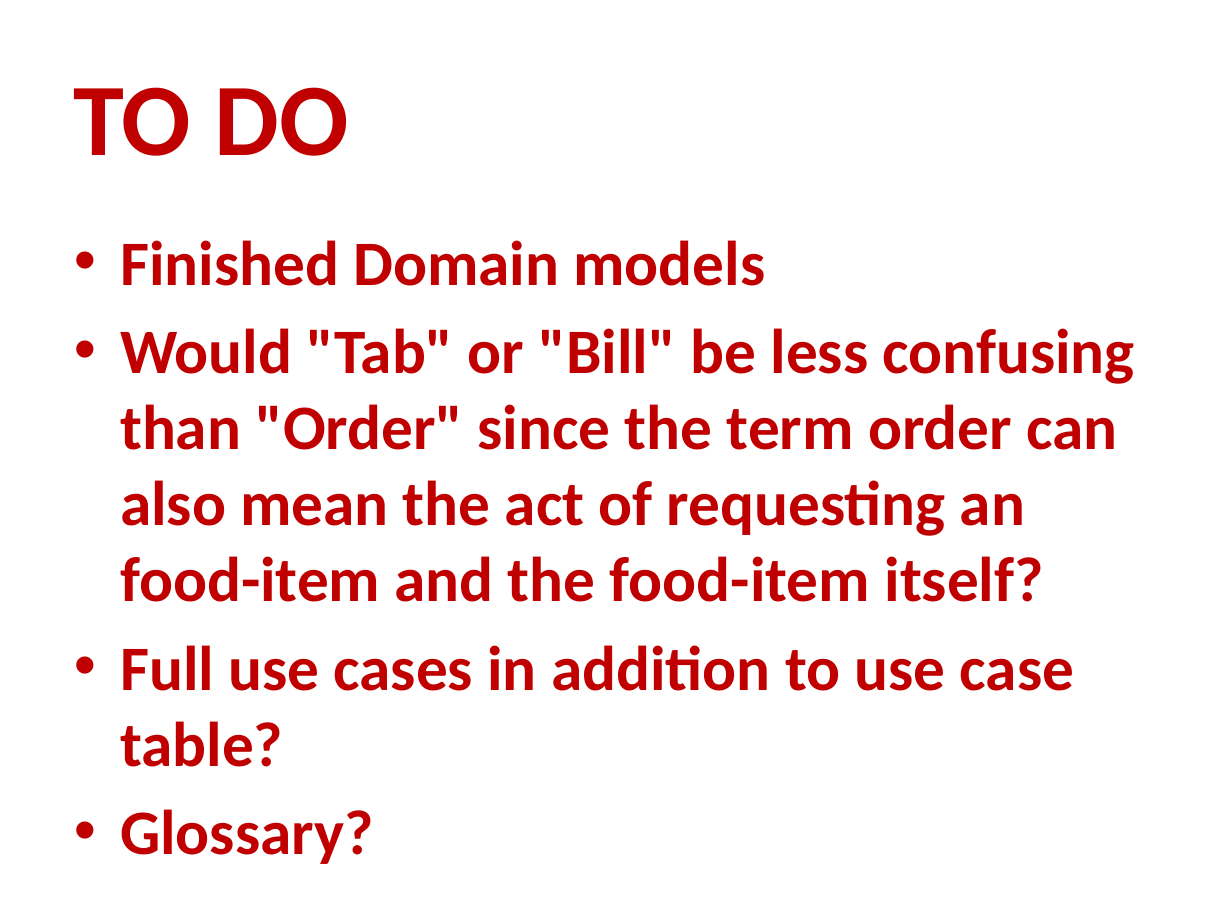
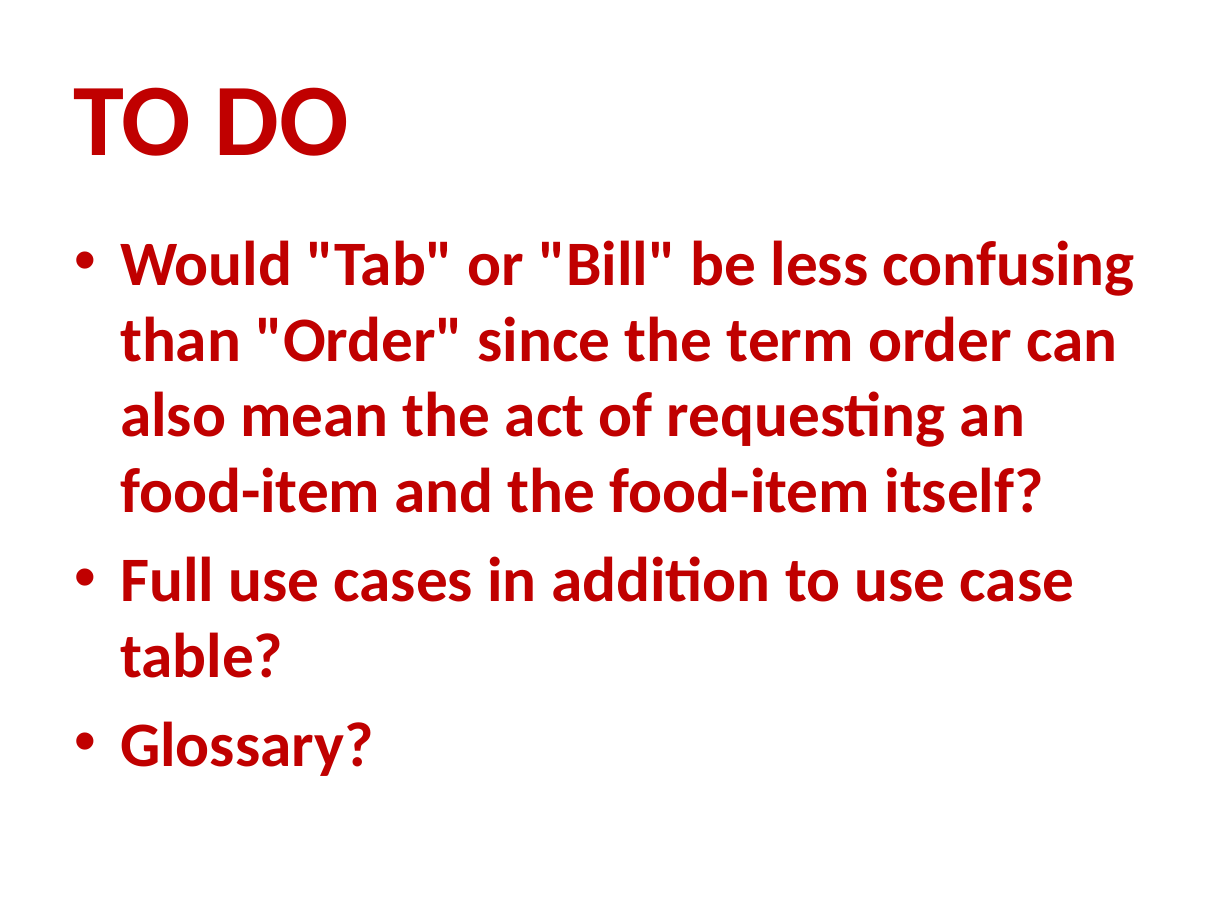
Before and after one commit to osmihi/Capstone, a slide deck: slide 1 of Project Documents/Group3_Presentation1_Capstone.pptx. Drawn at 1232x924 pixels with LibreOffice and Linux fonts; fonts in the diff are those of the drawing; background and template pictures are left out. Boxes give left, top, right and bottom in pixels: in the first picture for what was removed or moved away, otherwise in the second. Text is boxed around its words. In the diff, an @@ line names an element or a change of style, - is before the commit and + after.

```diff
--- a/Project Documents/Group3_Presentation1_Capstone.pptx
+++ b/Project Documents/Group3_Presentation1_Capstone.pptx
@@ text at (120, 240, 765, 286): paragraph removed @@
-• Finished Domain models
```
Also in this commit, not shown: 8 other slides changed, 5 slides added.
